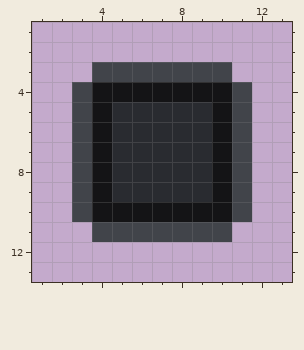
Edited in one commit: pixel-art file (Assets/Textures/inputfield.aseprite). This is how it looked before the edit.
16x16 pixels, 1 frame. Shown: x 1..13, y 1..13.
The result:
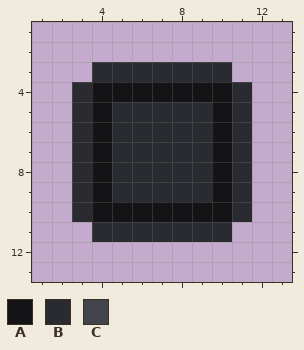
Palette (. is transparent): A #141416  B #292b30  C #41444a
Diff:
@@ x 1..13 @@
  2 .............
- 3 ...CCCCCCC...
- 4 ..CAAAAAAAC..
- 5 ..CABBBBBAC..
- 6 ..CABBBBBAC..
- 7 ..CABBBBBAC..
- 8 ..CABBBBBAC..
- 9 ..CABBBBBAC..
-10 ..CAAAAAAAC..
-11 ...CCCCCCC...
+ 3 ...BBBBBBB...
+ 4 ..BAAAAAAAB..
+ 5 ..BABBBBBAB..
+ 6 ..BABBBBBAB..
+ 7 ..BABBBBBAB..
+ 8 ..BABBBBBAB..
+ 9 ..BABBBBBAB..
+10 ..BAAAAAAAB..
+11 ...BBBBBBB...
 12 .............
Changed places in both pictures, as pixel boxes (x1, y1, x2, y2):
changed: (72, 62, 252, 242)
